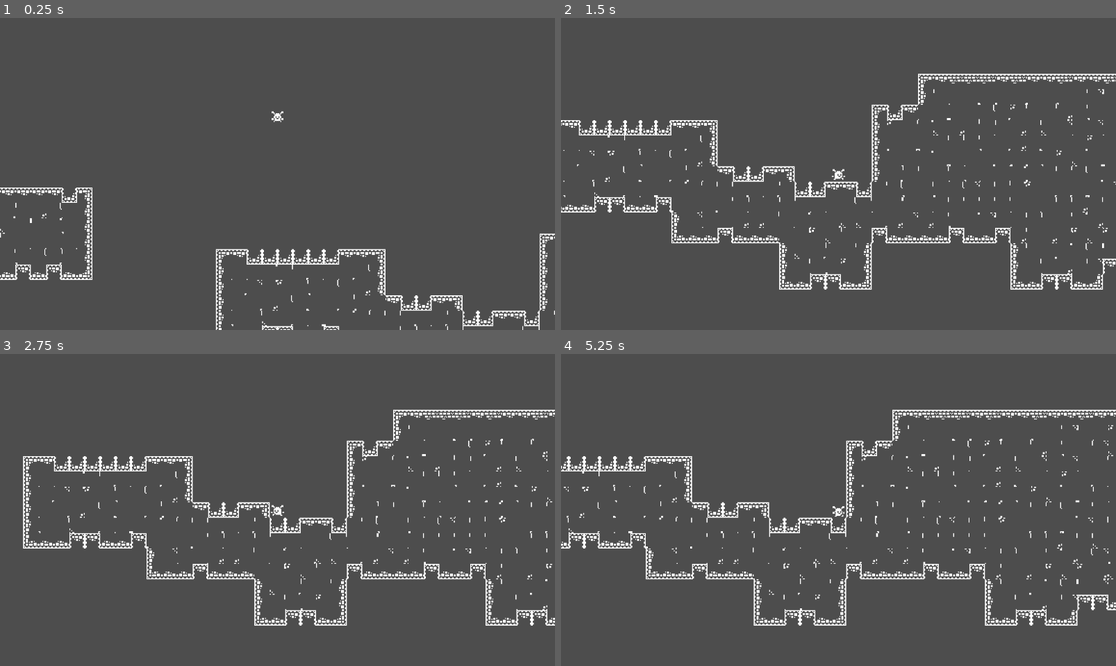
Above: before the commit, frames 1-4 (two rows, left to right).
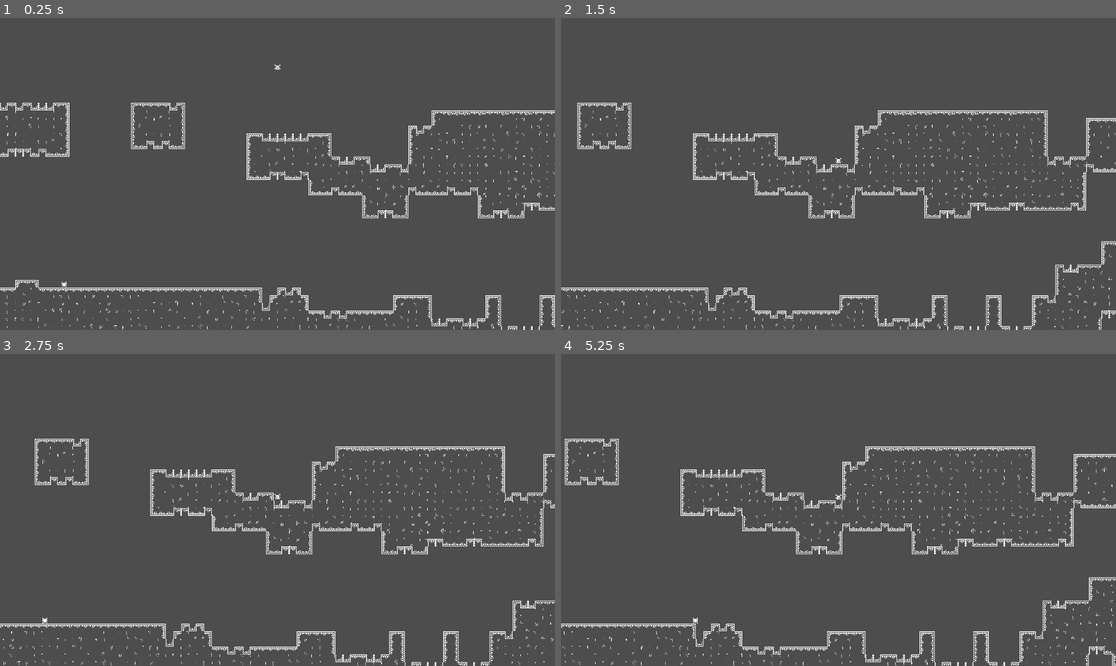
Above: after the commit, the same moments.

Repository: aimforbigfoot/Aug-21-Workshop
Game: Godot game, scene res://src/world.tscn
Same seed, same stepped clock (60 frames per second), same inputs: the game is played once before the commit and once after it. The engine's default icon, where the game draws it, is replaced by a stand-in: a white triangle on a blue panel in a dark square.
Inputs:
- Up to frame 1 (0.25 s): no input
- Up to frame 2 (1.5 s): hold Right (ui_right) from 0.53 s (still down); tap Up (ui_up) at 0.77 s
- Up to frame 3 (2.75 s): tap Up (ui_up) at 1.52 s; release Right (ui_right) at 2.03 s; hold Left (ui_left) from 2.03 s (still down)
- Up to frame 4 (5.25 s): tap Enter at 2.75 s; release Left (ui_left) at 2.78 s; hold Right (ui_right) 2.78-4.28 s; tap Up (ui_up) at 3.02, 3.77, 4.52 s; hold Left (ui_left) 4.28-5.03 s; hold Right (ui_right) from 5.03 s (still down)

The runs differ from the first frame. In frame 1, 6.5% of the frame differs, in the area x 0-100%, y 14-100%; in frame 2, 9.2%; in frame 3, 9.1%; in frame 4, 9.5%, in the area x 0-100%, y 17-100%.

Commit message:
added game over scene

Diff:
--- /dev/null
+++ b/src/UI_Scenes/game_over.gd
@@ -0,0 +1,9 @@
+extends Node2D
+
+
+# Called when the node enters the scene tree for the first time.
+func _ready() -> void:
+	$Button.connect("pressed", pressedBtn)
+
+func pressedBtn() -> void:
+	get_tree().change_scene_to_file("res://src/world.tscn")
--- /dev/null
+++ b/src/UI_Scenes/game_over.tscn
@@ -0,0 +1,25 @@
+[gd_scene load_steps=2 format=3 uid="uid://clv25jimtjvtg"]
+
+[ext_resource type="Script" path="res://src/UI_Scenes/game_over.gd" id="1_sk671"]
+
+[node name="GameOver" type="Node2D"]
+script = ExtResource("1_sk671")
+
+[node name="ColorRect" type="ColorRect" parent="."]
+offset_right = 1152.0
+offset_bottom = 656.0
+color = Color(0, 0, 0, 1)
+
+[node name="Label" type="Label" parent="."]
+offset_right = 1152.0
+offset_bottom = 328.0
+text = "GAME OVER"
+horizontal_alignment = 1
+vertical_alignment = 1
+
+[node name="Button" type="Button" parent="."]
+offset_left = 352.0
+offset_top = 440.0
+offset_right = 800.0
+offset_bottom = 512.0
+text = "Try again"
--- a/src/goomba/goomba.gd
+++ b/src/goomba/goomba.gd
@@ -1,5 +1,6 @@
 extends CharacterBody2D
 
+var isAlive := true
 const GRAVITY := 100
 var ySpeed := 0
 var xSpeed := 100
@@ -10,10 +11,16 @@
 func bodyEntered(body:Node2D) -> void:
 	if body:
 		xSpeed *= -1
-	if body.name == "player":
+	if body.name == "player" and isAlive:
 		if body.global_position.y < global_position.y:
 			xSpeed = 0
 			$AnimatedSprite2D.play("dead")
+			$bodyChecker/CollisionShape2D.queue_free()
+			isAlive = false
+			set_physics_process(false)
+		else:
+			body.die() #lots to talk abt with doing smth like this
+
 
 
 func _physics_process(delta: float) -> void:
--- a/src/player/player.gd
+++ b/src/player/player.gd
@@ -43,9 +43,9 @@
 		jumpCount += 1
 		$AnimatedSprite2D.play("jump")
 
-
-
-
-
 	velocity = Vector2( xSpeed, ySpeed)
 	move_and_slide()
+
+func die() -> void:
+	get_tree().change_scene_to_file("res://src/UI_Scenes/game_over.tscn")
+	pass
--- a/src/player/player.tscn
+++ b/src/player/player.tscn
@@ -69,7 +69,6 @@
 shape = SubResource("RectangleShape2D_do4tk")
 
 [node name="Camera2D" type="Camera2D" parent="."]
-zoom = Vector2(2, 2)
 limit_left = -10000
 limit_top = 0
 
